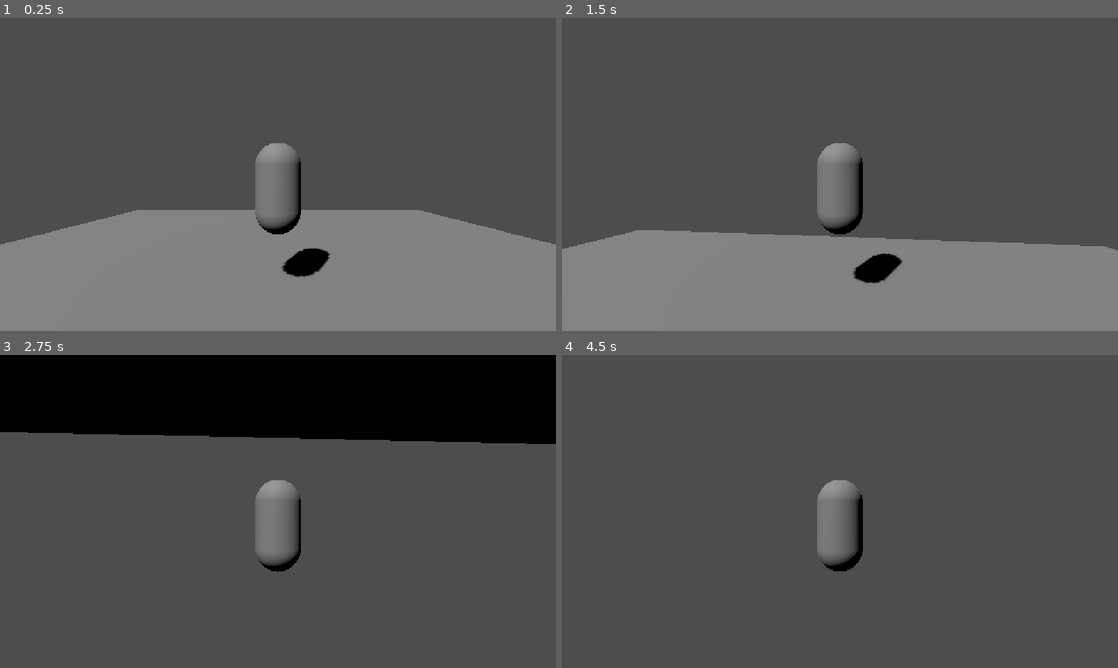
Above: before the commit, frames 1-4 (two rows, left to right).
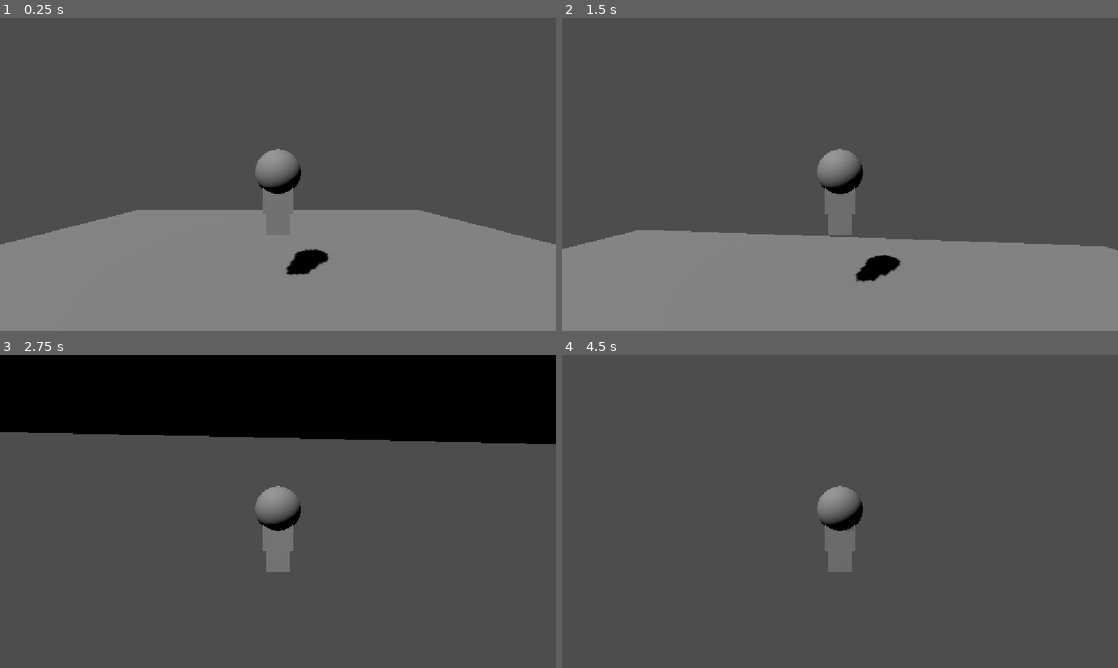
Above: after the commit, the same moments.

Repository: kkibbey/project-curio
Game: Godot game, scene res://scenes/playground.tscn
The game is run twice, just before and just after one commit, with the same random seed, the same clock (stepped at 60 frames per second) and the same inputs. Before the commit the project has no main scene; this scene is started directly in both runs.
Inputs (mouse positions are in pixels of both pictures, inside the frame that each line leads up to):
- Up to frame 1 (0.25 s): no input
- Up to frame 2 (1.5 s): move the mouse to (867, 174) at 0.52 s; hold W (move_forward) from 0.53 s (still down); tap Space (jump) at 0.77 s; move the mouse to (812, 174) at 1.27 s
- Up to frame 3 (2.75 s): keep holding W (move_forward); tap Space (jump) at 1.52 s; move the mouse to (289, 505) at 2.02 s
- Up to frame 4 (4.5 s): keep holding W (move_forward); move the mouse to (834, 517) at 2.77 s; tap Space (jump) at 3.02, 3.77, 4.25 s; tap Enter at 3.5 s; move the mouse to (878, 514) at 3.52 s; move the mouse to (795, 508) at 4.27 s

The runs differ from the first frame. In frame 1, 1.2% of the frame differs, in the area x 45-60%, y 40-83%; in frame 2, 1.3%, in the area x 45-62%, y 40-85%; in frame 3, 1.0%; in frame 4, 1.1%.

Commit message:
player body parts

Diff:
--- a/project.godot
+++ b/project.godot
@@ -11,6 +11,7 @@
 [application]
 
 config/name="project curio"
+run/main_scene="uid://blnsiduw7pr4j"
 config/features=PackedStringArray("4.7", "Forward Plus")
 config/icon="res://icon.svg"
 
--- a/scenes/player.tscn
+++ b/scenes/player.tscn
@@ -6,15 +6,25 @@
 
 [sub_resource type="CapsuleMesh" id="CapsuleMesh_seaco"]
 
+[sub_resource type="SphereMesh" id="SphereMesh_rm7dq"]
+
+[sub_resource type="BoxMesh" id="BoxMesh_seaco"]
+size = Vector3(0.65, 0.65, 0.4)
+
+[sub_resource type="BoxMesh" id="BoxMesh_d1cij"]
+size = Vector3(0.5, 0.45, 0.35)
+
 [node name="Player" type="CharacterBody3D" unique_id=1217242226]
+collision_layer = 2
 script = ExtResource("1_3vyb7")
 
 [node name="CollisionShape3D" type="CollisionShape3D" parent="." unique_id=1434288147]
 transform = Transform3D(1, 0, 0, 0, 1, 0, 0, 0, 1, 0, 1, 0)
 shape = SubResource("CapsuleShape3D_rm7dq")
 
-[node name="MeshInstance3D" type="MeshInstance3D" parent="." unique_id=472925466]
+[node name="BodyPlaceholder" type="MeshInstance3D" parent="." unique_id=472925466]
 transform = Transform3D(1, 0, 0, 0, 1, 0, 0, 0, 1, 0, 1, 0)
+visible = false
 mesh = SubResource("CapsuleMesh_seaco")
 
 [node name="CameraRig" type="Node3D" parent="." unique_id=1144165553]
@@ -25,3 +35,17 @@
 
 [node name="Camera3D" type="Camera3D" parent="CameraRig/SpringArm3D" unique_id=1861541462]
 current = true
+
+[node name="Visuals" type="Node3D" parent="." unique_id=512207140]
+
+[node name="Head" type="MeshInstance3D" parent="Visuals" unique_id=1941791209]
+transform = Transform3D(1, 0, 0, 0, 1, 0, 0, 0, 1, 0, 1.35, 0)
+mesh = SubResource("SphereMesh_rm7dq")
+
+[node name="Torso" type="MeshInstance3D" parent="Visuals" unique_id=1267497128]
+transform = Transform3D(1, 0, 0, 0, 1, 0, 0, 0, 1, 0, 0.8, 0)
+mesh = SubResource("BoxMesh_seaco")
+
+[node name="Legs" type="MeshInstance3D" parent="Visuals" unique_id=1551650295]
+transform = Transform3D(1, 0, 0, 0, 1, 0, 0, 0, 1, 0, 0.25, 0)
+mesh = SubResource("BoxMesh_d1cij")
